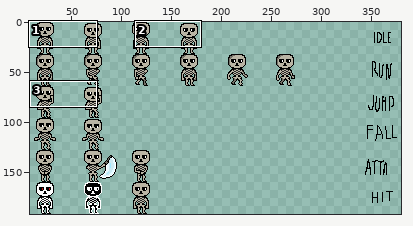
File history of a sprite sheet, res/Skeleton_2.png. The first picture is a wide view before the edit; the outline marks the close-up.
Close-up. Old version:
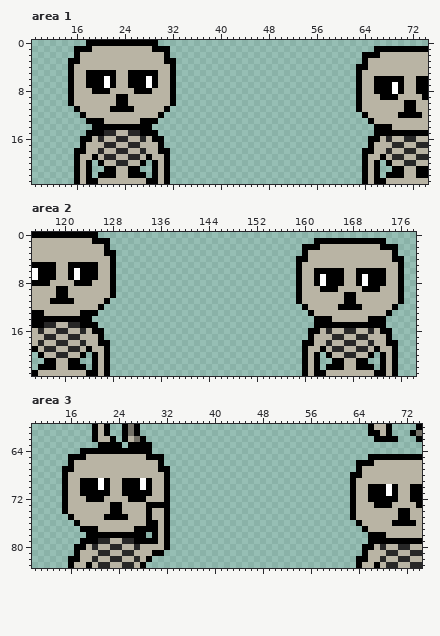
The file is 384x192 pixels. Shown: area 1: x 9..74, y 0..23; area 2: x 115..178, y 0..23; area 3: x 10..74, y 60..83. The wide view leaves out empty margins. The commit also changed other parts of the picture, which this record leaves out.
The result:
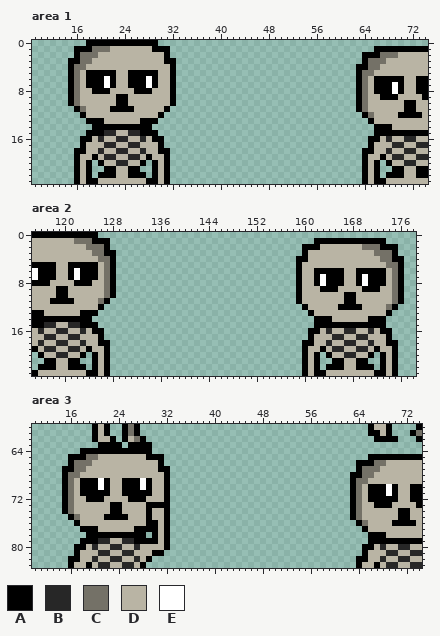
Palette (. is transparent): A #000000  B #272727  C #747167  D #b9b4a4  E #ffffff
The edit:
Area 1:
Colour C replaces colour D in row 1 at x 19 to 21; in row 2 at x 17 to 19 and 67 to 69; in row 3 at x 17 to 18 and 65 to 67; in row 4 at x 16 to 17 and 65 to 66; in row 5 at x 16 and 64 to 65; in rows 6 to 10 at x 16 and 64.
Colour C replaces colour D in row 11 at x 17 and 64; in row 12 at x 65.
Area 2:
Colour C replaces colour D in row 1 at x 122 to 124; in row 2 at x 124 to 126 and 170 to 172; in row 3 at x 125 to 126 and 172 to 174; in row 4 at x 126 to 127 and 173 to 174; in row 5 at x 127 and 174 to 175; in rows 6 to 10 at x 127 and 175.
Colour C replaces colour D in row 11 at x 126 and 175; in row 12 at x 174.
Area 3:
Colour C replaces colour D in row 65 at x 19 to 20; in row 66 at x 17 to 19 and 67 to 68; in row 67 at x 17 to 18 and 65 to 67; in row 68 at x 16 to 17 and 65 to 66; in row 69 at x 16 and 64 to 65; in rows 70 to 74 at x 16 and 64.
Colour C replaces colour D in row 75 at x 17 and 64; in row 76 at x 65.
Changed places in both close-ups, as pixel boxes (x1, y1, x2, y2):
changed: (74, 46, 110, 112)
changed: (362, 52, 398, 118)
changed: (74, 238, 110, 304)
changed: (362, 244, 398, 310)
changed: (68, 454, 98, 520)
changed: (356, 460, 386, 526)
